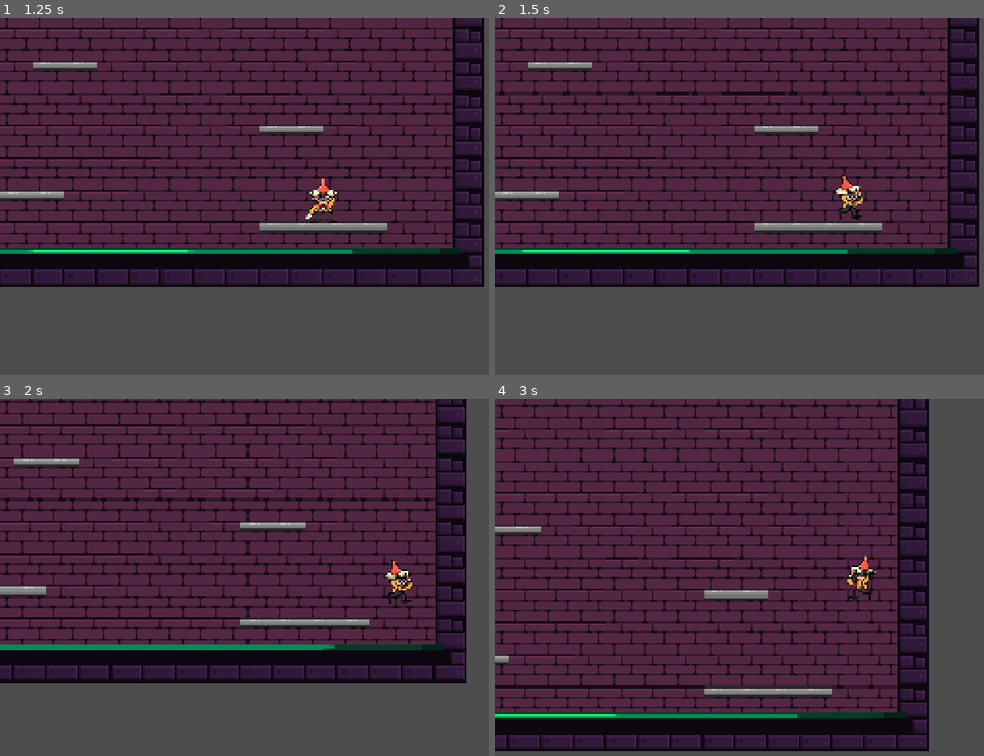
Above: before the commit, frames 1-4 (two rows, left to right).
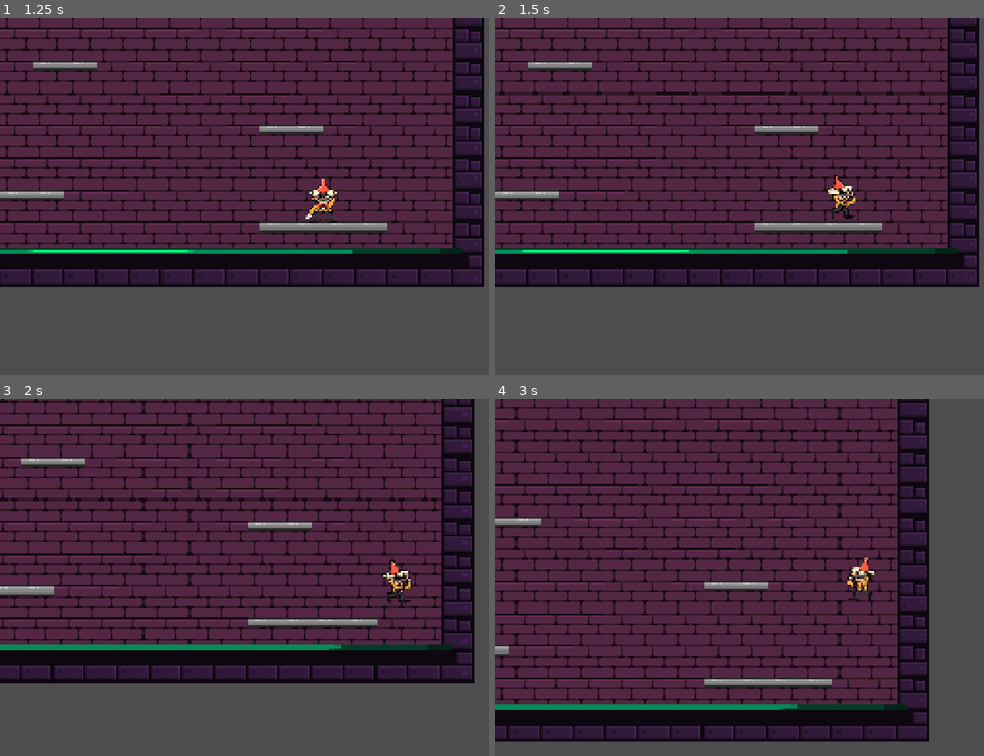
Above: after the commit, the same moments.

Repository: mokoszerosy/giera-dzamik-v4
Game: Godot game, scene res://scenes/main_menu.tscn
The game is run twice, just before and just after one commit, with the same random seed, the same clock (stepped at 60 frames per second) and the same inputs. The engine's default icon, where the game draws it, is replaced by a stand-in: a white triangle on a blue panel in a dark square.
Inputs:
- Up to frame 1 (1.25 s): click "Play" at 0.5 s
- Up to frame 2 (1.5 s): hold Right (move_right) from 1.28 s (still down)
- Up to frame 3 (2 s): keep holding Right (move_right); tap Space (jump) at 1.52 s
- Up to frame 4 (3 s): tap Space (jump) at 2.27 s; release Right (move_right) at 2.78 s; hold A (move_left) from 2.78 s (still down)

Frame 1 is identical in both runs. In frame 2, 0.5% of the frame differs, in the area x 67-76%, y 43-57%; in frame 3, 16%; in frame 4, 39%, in the area x 0-89%, y 0-99%.

Commit message:
feat: More control over player movement

Diff:
--- a/gieranadzamik4/scripts/player.gd
+++ b/gieranadzamik4/scripts/player.gd
@@ -4,10 +4,14 @@
 @onready var anim_sprite: AnimatedSprite2D = $AnimSprite
 @export var horizontal_speed := 350.0
 @export var grounded_horizontal_speed := 500.0
+@export var deceleration_speed := 25.0
 @export var jump_velocity := -400.0
+@export var movement_ease_in_speed: float = 0.25
 var gravity: float = ProjectSettings.get_setting("physics/2d/default_gravity")
 var last_collided_with: Dictionary[Object, Object] = {}
 var last_floor_height: float = 0.0
+
+var movement_ease_in: float = 0.0
 
 func _physics_process(delta: float) -> void:
 	if not is_on_floor():
@@ -25,17 +29,28 @@
 
 	var direction := Input.get_axis("move_left", "move_right")
 	if direction:
+		movement_ease_in = move_toward(movement_ease_in, 1.0, movement_ease_in_speed)
 		if is_on_floor():
-			velocity.x = direction * grounded_horizontal_speed
+			velocity.x = direction * Tween.interpolate_value(
+			0, grounded_horizontal_speed,
+			movement_ease_in, 1.0,
+		 	Tween.TRANS_QUINT,
+			Tween.EASE_IN
+			)
 		else:
-			velocity.x = direction * horizontal_speed
+			velocity.x = direction * Tween.interpolate_value(
+			0, horizontal_speed,
+			movement_ease_in, 1.0,
+		 	Tween.TRANS_QUINT,
+			Tween.EASE_IN
+			)
 		anim_sprite.play("run_left")
 		if direction > 0:
 			anim_sprite.flip_h = true
 		else:
 			anim_sprite.flip_h = false
 	else:
-		velocity.x = move_toward(velocity.x, 0, horizontal_speed)
+		velocity.x = move_toward(velocity.x, 0, deceleration_speed)
 		anim_sprite.play("idle")
 
 func do_bounces(old_velocity: Vector2):
